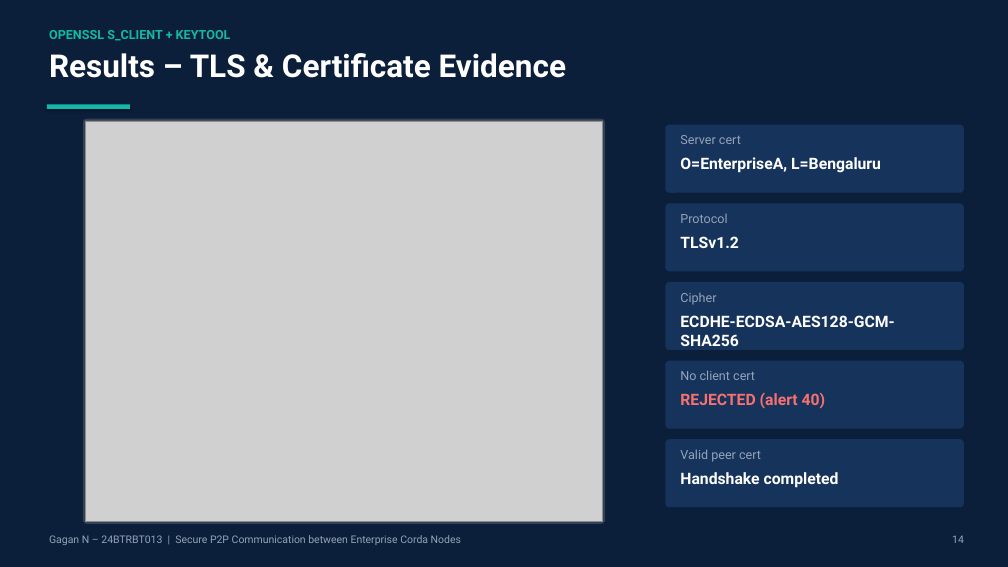
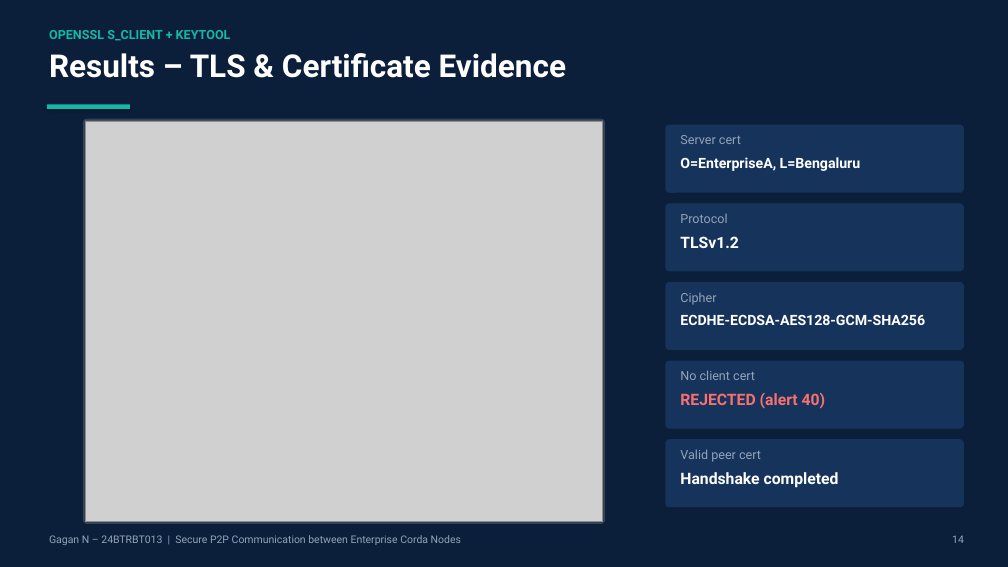
Before and after one commit to Momo-1628/secure-p2p-corda-nodes, a slide deck: slide 14 of ppt/Topic12_Secure_P2P_Corda_24BTRBT013.pptx. Drawn at 1008x567 pixels with LibreOffice and Linux fonts; fonts in the diff are those of the drawing; grey boxes stand for pictures. Boxes give left, top, right and bottom in pixels: in the first picture for what was removed or moved away, otherwise in the second. Text is boxed around its words. In the diff, an @@ line names an element or a change of style, - is before the commit and + after.

```diff
--- a/ppt/Topic12_Secure_P2P_Corda_24BTRBT013.pptx
+++ b/ppt/Topic12_Secure_P2P_Corda_24BTRBT013.pptx
@@ text "O=EnterpriseA, L=Bengaluru" at (x1=680, y1=157, x2=861, y2=171): size 15 to 13.5 pt @@
@@ text "ECDHE-ECDSA-AES128-GCM-SHA256" at (x1=680, y1=314, x2=925, y2=325): size 15 to 13.5 pt @@
```
Also in this commit, not shown: 15 other slides changed, 2 other files.
